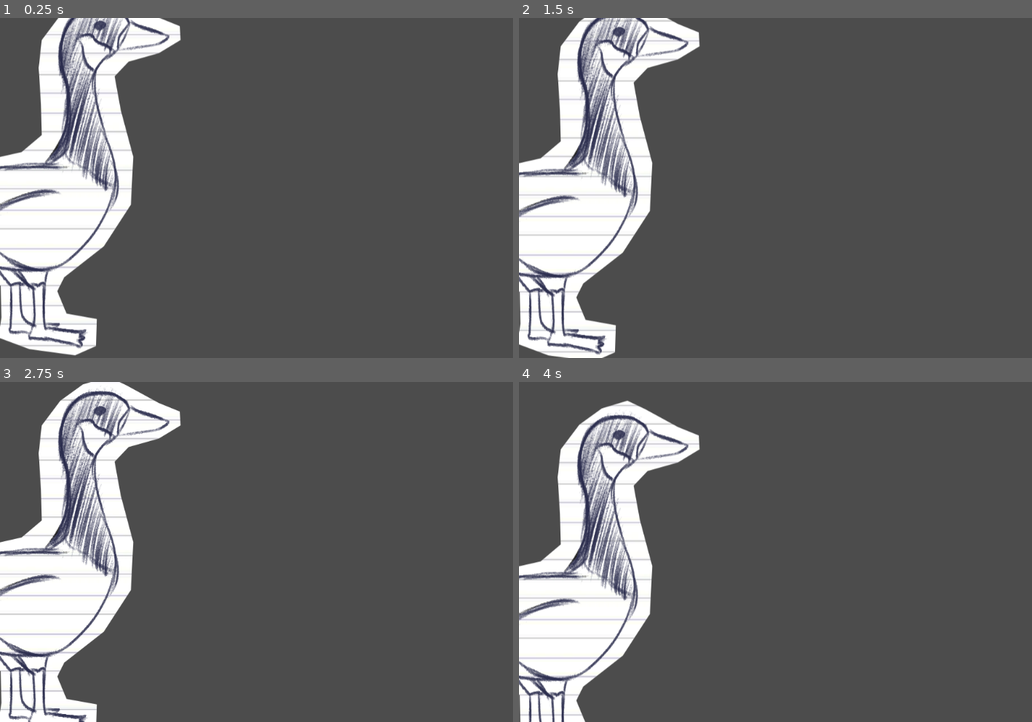
Above: before the commit, frames 1-4 (two rows, left to right).
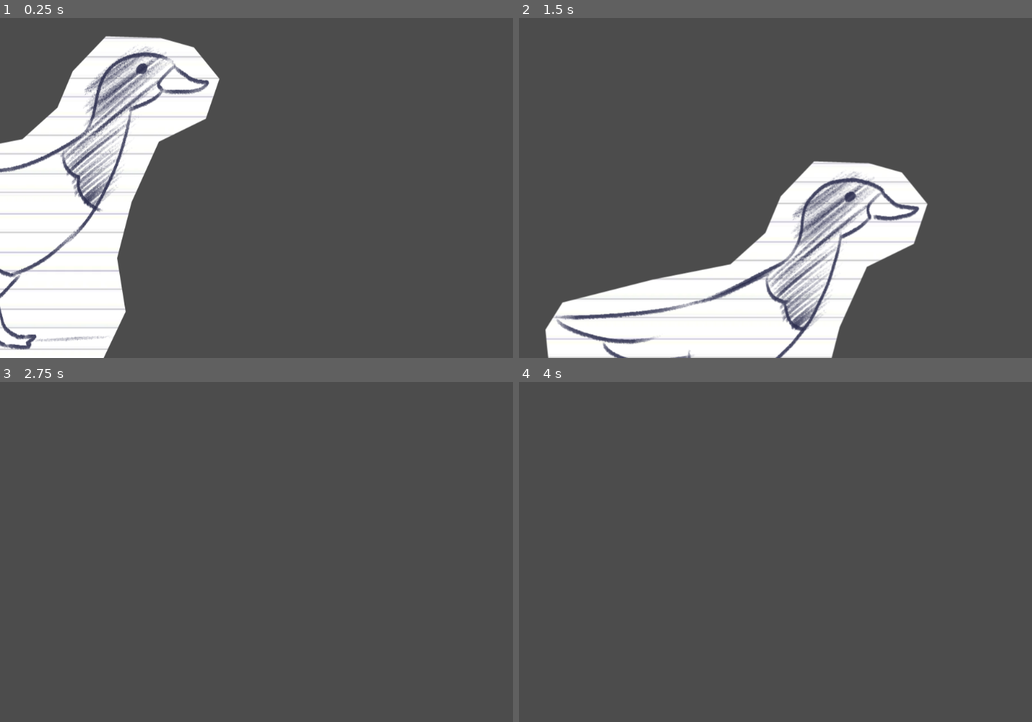
Above: after the commit, the same moments.

Repository: blacheo/Game-Jam-Fall-2022
Game: Godot game, scene res://Player.tscn
The game is run twice, just before and just after one commit, with the same random seed, the same clock (stepped at 60 frames per second) and the same inputs.
Inputs:
- Up to frame 1 (0.25 s): no input
- Up to frame 2 (1.5 s): hold D (ui_right, bound only after the commit) from 0.53 s (still down); tap Space (ui_select) at 0.6, 0.77, 1.07, 1.35 s
- Up to frame 3 (2.75 s): tap Space (ui_select) at 1.52, 1.82, 2.1 s; release D (ui_right, bound only after the commit) at 2.03 s; hold A (ui_left, bound only after the commit) from 2.03 s (still down)
- Up to frame 4 (4 s): release A (ui_left, bound only after the commit) at 2.78 s; hold D (ui_right, bound only after the commit) from 2.78 s (still down); tap Space (ui_select) at 2.85, 3.02, 3.32, 3.6, 3.77 s

The runs differ from the first frame. In frame 1, 18% of the frame differs, in the area x 0-43%, y 0-100%; in frame 2, 38%, in the area x 0-80%, y 0-100%; in frame 3, 18%; in frame 4, 17%.

Commit message:
Added Jumping
Added Jumping and fixed animations for running and idle and changed some variables to constants

Diff:
--- a/Player.gd
+++ b/Player.gd
@@ -1,8 +1,10 @@
 extends KinematicBody2D
 
-var run_speed = 350
-var jump_speed = -1000
-var gravity = 10
+const ZERO_VELOCITY_Y = 3.4
+
+const RUN_SPEED = 350
+const JUMP_SPEED = 200 # Pixels up
+const GRAVITY = 200
 
 var velocity = Vector2()
 
@@ -10,16 +12,25 @@
 	velocity.x = 0
 	var right = Input.is_action_pressed('ui_right')
 	var left = Input.is_action_pressed('ui_left')
-	var jump = Input.is_action_just_pressed('ui_select')
+	var jump = Input.is_action_just_pressed('ui_up')
 
 	if is_on_floor() and jump:
-		velocity.y = jump_speed
+		velocity.y -= JUMP_SPEED
+
 	if right:
-		velocity.x += run_speed
+		velocity.x += RUN_SPEED
+		$AnimatedSprite.flip_h = false
 	if left:
-		velocity.x -= run_speed
+		velocity.x -= RUN_SPEED
+		$AnimatedSprite.flip_h = true
+
+	if abs(velocity.x) > 0 or abs(velocity.y) > ZERO_VELOCITY_Y:
+		$AnimatedSprite.animation = "running"
+	else:
+		$AnimatedSprite.animation = "idle"
+
 
 func _physics_process(delta):
-	velocity.y += gravity * delta
+	velocity.y += GRAVITY * delta
 	get_input()
 	velocity = move_and_slide(velocity, Vector2(0, -1))
--- a/project.godot
+++ b/project.godot
@@ -20,11 +20,29 @@
 
 [input]
 
+ui_left={
+"deadzone": 0.5,
+"events": [ Object(InputEventKey,"resource_local_to_scene":false,"resource_name":"","device":0,"alt":false,"shift":false,"control":false,"meta":false,"command":false,"pressed":false,"scancode":65,"physical_scancode":0,"unicode":0,"echo":false,"script":null)
+, Object(InputEventJoypadButton,"resource_local_to_scene":false,"resource_name":"","device":0,"button_index":14,"pressure":0.0,"pressed":false,"script":null)
+ ]
+}
+ui_right={
+"deadzone": 0.5,
+"events": [ Object(InputEventKey,"resource_local_to_scene":false,"resource_name":"","device":0,"alt":false,"shift":false,"control":false,"meta":false,"command":false,"pressed":false,"scancode":68,"physical_scancode":0,"unicode":0,"echo":false,"script":null)
+, Object(InputEventJoypadButton,"resource_local_to_scene":false,"resource_name":"","device":0,"button_index":15,"pressure":0.0,"pressed":false,"script":null)
+ ]
+}
 ui_up={
 "deadzone": 0.5,
-"events": [ Object(InputEventKey,"resource_local_to_scene":false,"resource_name":"","device":0,"alt":false,"shift":false,"control":false,"meta":false,"command":false,"pressed":false,"scancode":16777232,"physical_scancode":0,"unicode":0,"echo":false,"script":null)
+"events": [ Object(InputEventKey,"resource_local_to_scene":false,"resource_name":"","device":0,"alt":false,"shift":false,"control":false,"meta":false,"command":false,"pressed":false,"scancode":87,"physical_scancode":0,"unicode":0,"echo":false,"script":null)
 , Object(InputEventJoypadButton,"resource_local_to_scene":false,"resource_name":"","device":0,"button_index":12,"pressure":0.0,"pressed":false,"script":null)
 , Object(InputEventKey,"resource_local_to_scene":false,"resource_name":"","device":0,"alt":false,"shift":false,"control":false,"meta":false,"command":false,"pressed":false,"scancode":0,"physical_scancode":87,"unicode":0,"echo":false,"script":null)
+ ]
+}
+ui_down={
+"deadzone": 0.5,
+"events": [ Object(InputEventKey,"resource_local_to_scene":false,"resource_name":"","device":0,"alt":false,"shift":false,"control":false,"meta":false,"command":false,"pressed":false,"scancode":83,"physical_scancode":0,"unicode":0,"echo":false,"script":null)
+, Object(InputEventJoypadButton,"resource_local_to_scene":false,"resource_name":"","device":0,"button_index":13,"pressure":0.0,"pressed":false,"script":null)
  ]
 }
 move_right={
